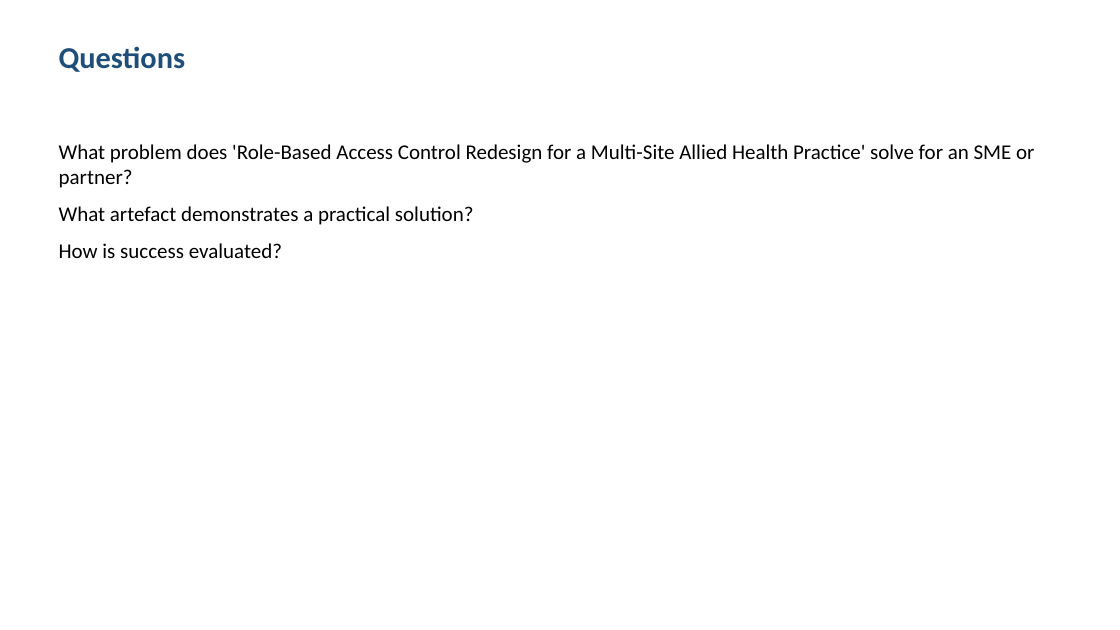
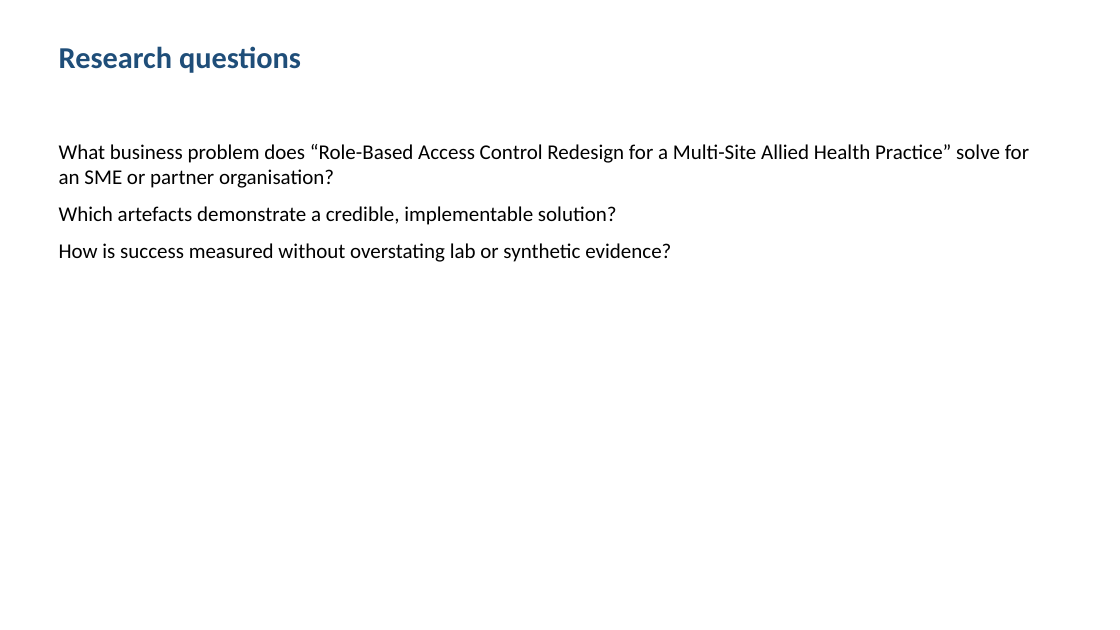
Before and after one commit to shohrabniaz/rbac-allied-health-redesign, a slide deck: slide 2 of Final_Submission/02_Presentation.pptx. Drawn at 1120x630 pixels with LibreOffice and Linux fonts; fonts in the diff are those of the drawing. Boxes give left, top, right and bottom in pixels: in the first picture for what was removed or moved away, otherwise in the second. Text is boxed around its words. In the diff, an @@ line names an element or a change of style, - is before the commit and + after.

```diff
--- a/Final_Submission/02_Presentation.pptx
+++ b/Final_Submission/02_Presentation.pptx
@@ text at box(59, 46, 301, 73): text changed @@
-Questions
+Research questions
@@ text at box(59, 144, 1029, 262): text changed @@
-What problem does 'Role-Based Access Control Redesign for a Multi-Site Allied Health Practice' solve for an SME or partner?
-What artefact demonstrates a practical solution?
-How is success evaluated?
+What business problem does “Role-Based Access Control Redesign for a Multi-Site Allied Health Practice” solve for an SME or partner organisation?
+Which artefacts demonstrate a credible, implementable solution?
+How is success measured without overstating lab or synthetic evidence?
```
Also in this commit, not shown: 3 other slides changed, 12 other files.
